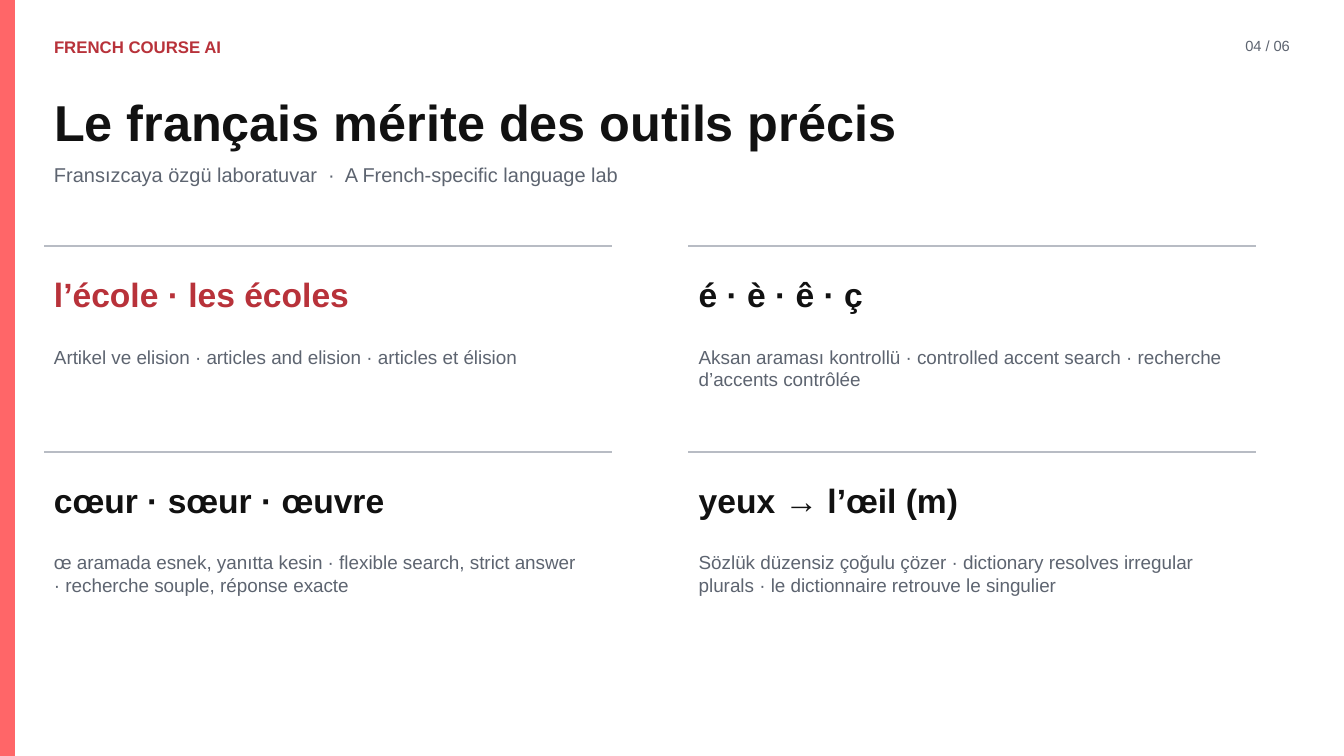
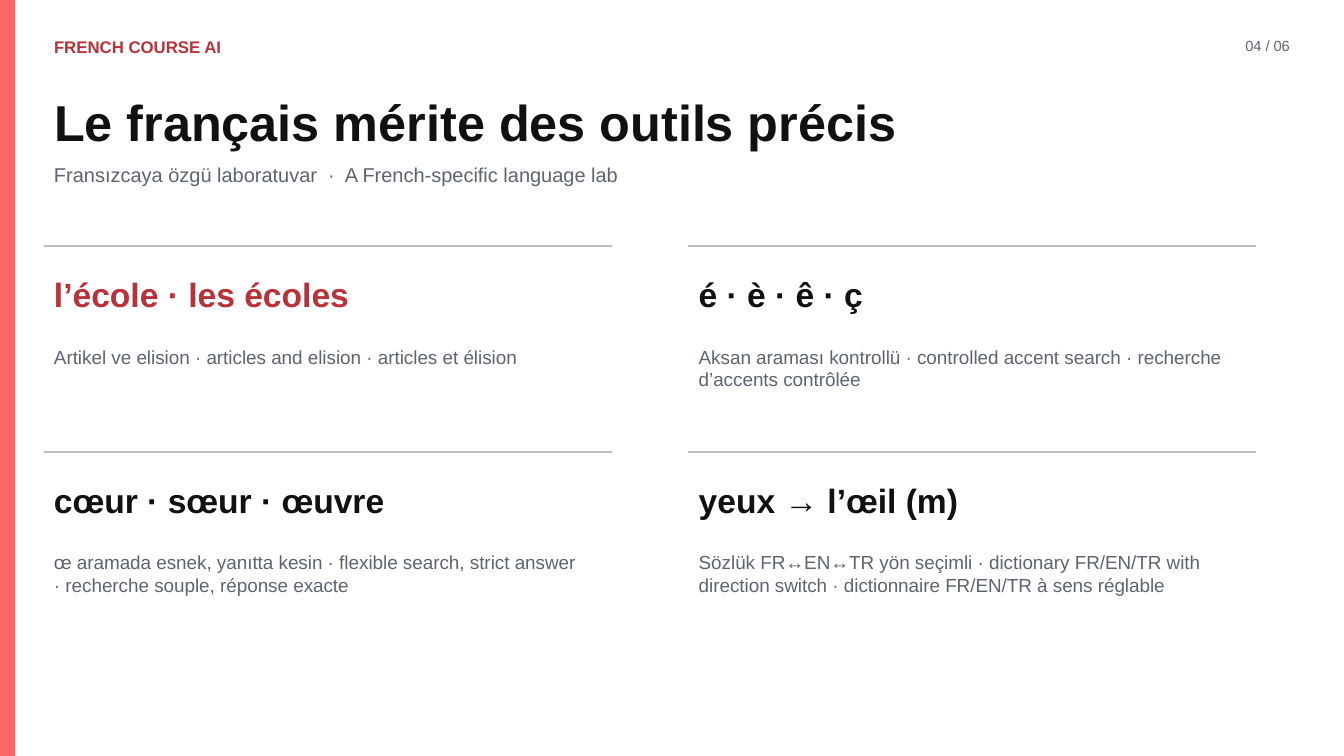
Before and after one commit to Azizsekerdil/FrenchCourseAI, a slide deck: slide 4 of docs/presentation/French-Course-AI-Trilingual.pptx. Drawn at 1344x756 pixels with LibreOffice and Linux fonts; fonts in the diff are those of the drawing. Boxes give left, top, right and bottom in pixels: in the first picture for what was removed or moved away, otherwise in the second. Text is boxed around its words. In the diff, an @@ line names an element or a change of style, - is before the commit and + after.

```diff
--- a/docs/presentation/French-Course-AI-Trilingual.pptx
+++ b/docs/presentation/French-Course-AI-Trilingual.pptx
@@ text at bbox=[699, 555, 1200, 596]: text changed @@
-Sözlük düzensiz çoğulu çözer · dictionary resolves irregular plurals · le dictionnaire retrouve le singulier
+Sözlük FR↔EN↔TR yön seçimli · dictionary FR/EN/TR with direction switch · dictionnaire FR/EN/TR à sens réglable
```
Also in this commit, not shown: 3 other slides changed, 2 other files.
